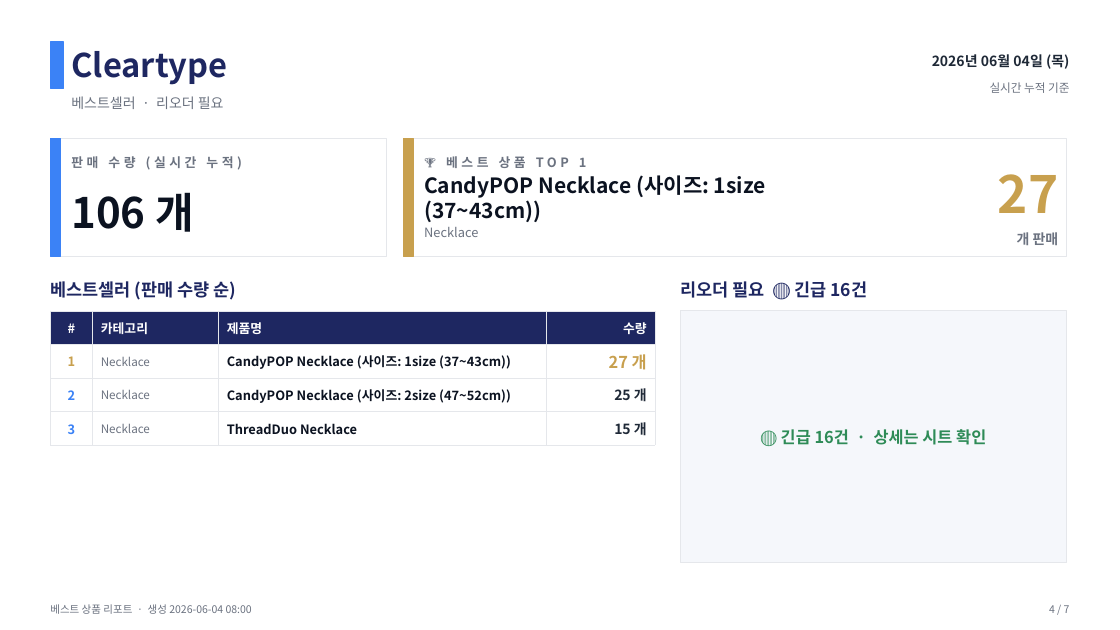
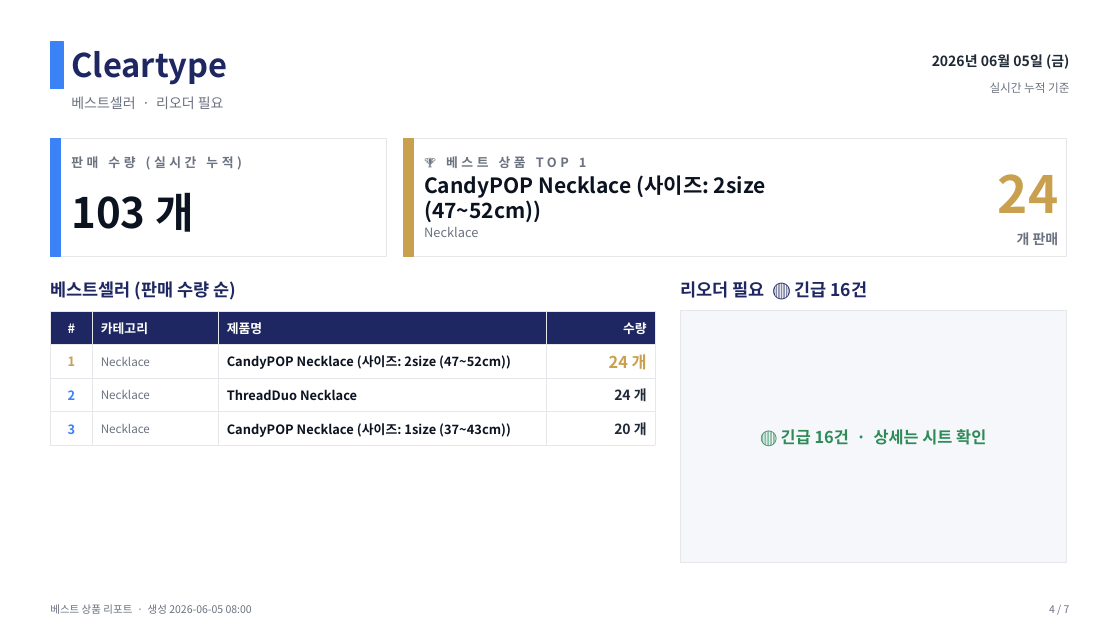
Before and after one commit to j65209/Brightbeed, a slide deck: slide 4 of data/sales-report.pptx. Drawn at 1120x630 pixels with LibreOffice and Linux fonts; fonts in the diff are those of the drawing. Boxes give left, top, right and bottom in pixels: in the first picture for what was removed or moved away, otherwise in the second. Text is boxed around its words. In the diff, an @@ line names an element or a change of style, - is before the commit and + after.

```diff
--- a/data/sales-report.pptx
+++ b/data/sales-report.pptx
@@ text at box(932, 54, 1069, 69): text changed @@
-2026년 06월 04일 (목)
+2026년 06월 05일 (금)
@@ text at box(424, 175, 766, 222): text changed @@
-CandyPOP Necklace (사이즈: 1size (37~43cm))
+CandyPOP Necklace (사이즈: 2size (47~52cm))
@@ text at box(998, 174, 1059, 213): text changed @@
-27
+24
@@ text at box(71, 192, 194, 232): text changed @@
-106 개
+103 개
@@ table at box(50, 311, 655, 441) @@
-row 2, column 3: CandyPOP Necklace (사이즈: 1size (37~43cm))
+row 2, column 3: CandyPOP Necklace (사이즈: 2size (47~52cm))
-row 2, column 4: 27 개
+row 2, column 4: 24 개
-row 3, column 3: CandyPOP Necklace (사이즈: 2size (47~52cm))
+row 3, column 3: ThreadDuo Necklace
-row 3, column 4: 25 개
+row 3, column 4: 24 개
-row 4, column 3: ThreadDuo Necklace
+row 4, column 3: CandyPOP Necklace (사이즈: 1size (37~43cm))
-row 4, column 4: 15 개
+row 4, column 4: 20 개
@@ text at box(50, 604, 252, 614): text changed @@
-베스트 상품 리포트 · 생성 2026-06-04 08:00
+베스트 상품 리포트 · 생성 2026-06-05 08:00
```
Also in this commit, not shown: 6 other slides changed.
